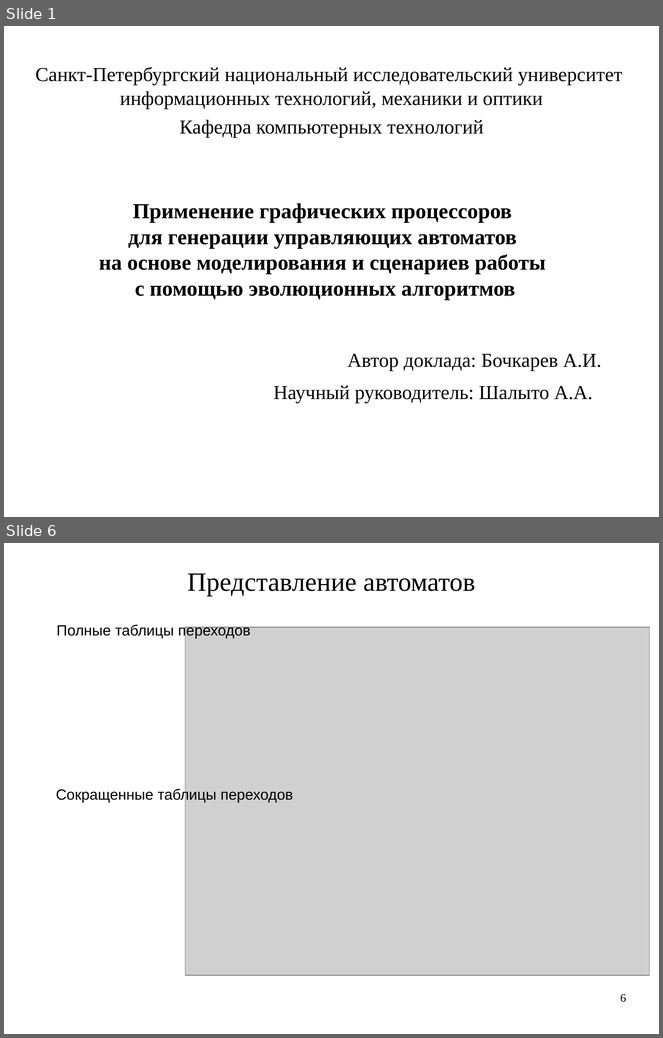
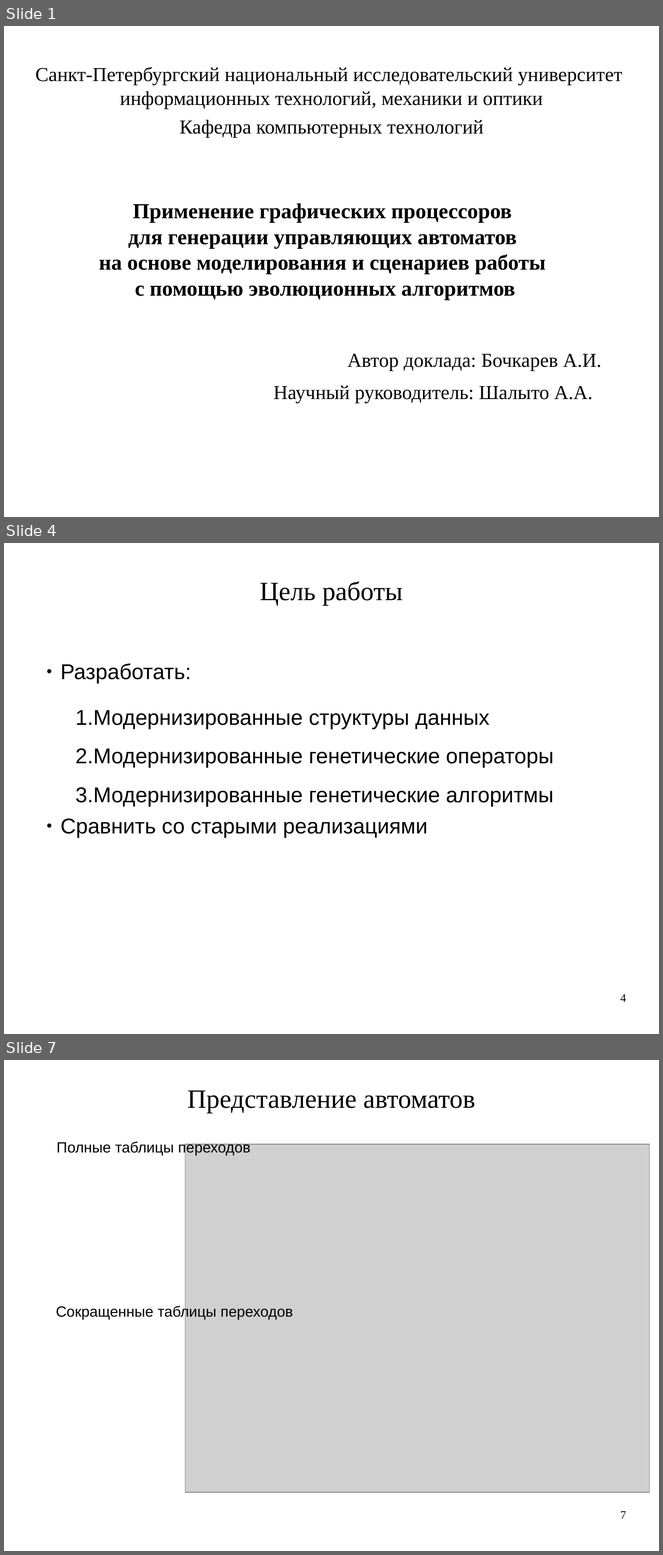
Before and after one commit to artem-bochkarev/master-work, a slide deck: Papers/PresentationKMU.odp. Shown one above the other, each under a label of ours: slides 1 and 6 before the commit, slides 1, 4 and 7 after it; the slides between them are not shown. The pictures are 663x1038 and 663x1555 pixels, drawn with LibreOffice and Linux fonts; fonts in the diff are those of the drawing; grey boxes stand for pictures. Boxes give left, top, right and bottom in pixels: in the first picture for what was removed or moved away, otherwise in the second. Text is boxed around its words. In the diff, an @@ line names an element or a change of style, - is before the commit and + after.

```diff
--- a/Papers/PresentationKMU.odp
+++ b/Papers/PresentationKMU.odp
@@ slide 4 added at [4,543,659,1034], background #FFFFFF @@
@@ text added at [260,581,403,605], 32 pt, text #000000 @@
+Цель работы
@@ text added at [61,663,191,683], 26 pt, text #000000 @@
+● Разработать:
@@ text added at [75,710,554,807], 26 pt, text #000000 @@
+1. Модернизированные структуры данных
+2. Модернизированные генетические операторы
+3. Модернизированные генетические алгоритмы
@@ text added at [61,819,428,838], 26 pt, text #000000 @@
+● Сравнить со старыми реализациями
@@ page number added at [621,994,626,1002], 14 pt, text #000000 @@
+4
@@ what was slide 6 is now slide 7 @@
@@ page number at [621,1511,626,1519]: text changed @@
-6
+7
```
Also in this commit, not shown: 12 slides changed, 5 other slides added, 2 slides removed, 6 other files.
